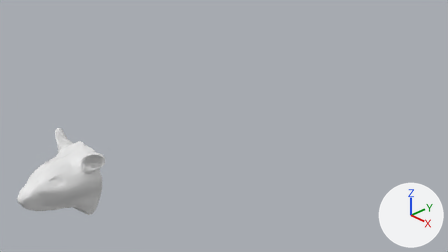
The Blender file rat/head from plane.blend as it was, and as the next commit left it.
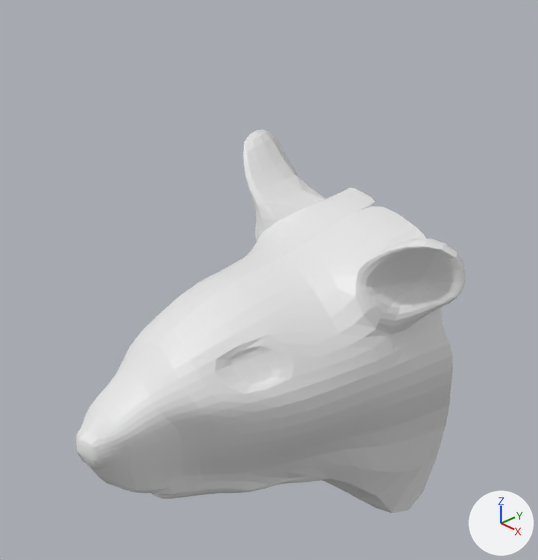
Old and new are each drawn from the file's camera 'Camera' and again close up on the part from 0% to 27% of the width and 39% to 89% of the height. The lights are fixed; the arrows at lower right show +X, +Y and +Z.
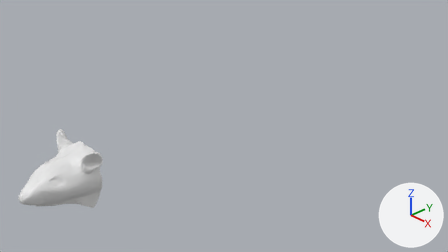
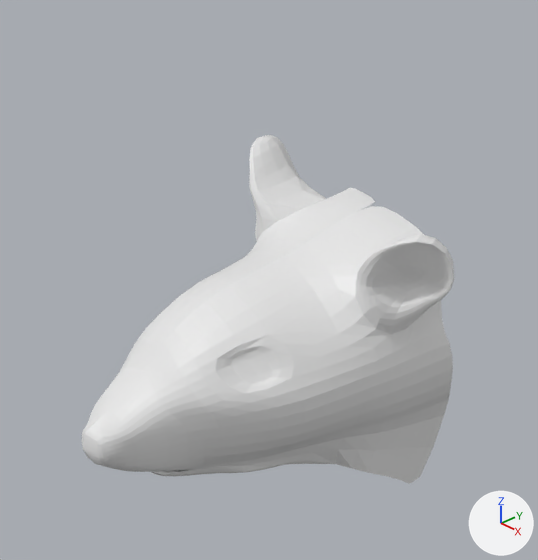
Commit message: BEGGING NOSE MODIFICATION

Where the change shows, as pixel boxes (x1, y1, x2, y2) in the close-ups (538 x 560 px; the box of a moved part takes in the faces that stretch with it):
'Plane', reshaped (9% shorter): before (76, 129, 465, 513); after (82, 135, 454, 484)
part 1 of me_plane_001, moved or reshaped: before (76, 311, 450, 513); after (82, 310, 450, 484)
part 2 of me_plane_001, moved or reshaped: before (243, 129, 465, 366); after (249, 135, 454, 366)

Patch to the scene script:
```diff
--- a/rat/head from plane.blend.py
+++ b/rat/head from plane.blend.py
@@ me_plane_001 @@
 # used by ob_plane; location = (0.0, -4.002, 0.19); rotation_euler = (-1.571, 1.571, 0.0), in degrees (-90, 90, 0); scale = (0.0982, 0.0982, 0.0982)
-me_plane_001.from_pydata(...)  # 207 vertices, 186 faces; spans x -5.45..6.88, y 0.0..6.58, z 0.16..12.33
+me_plane_001.from_pydata(...)  # 205 vertices, 184 faces; spans x -5.4..6.09, y 0.0..5.84, z 0.36..12.33
+# me_plane_001 part 1
+# 5 vertices are removed from x 5.27..6.88, y 0.0..2.75, z 8.09..9.91
+# 6 faces are deleted
+# 27 vertices in x -1.98..1.47, y 0.0..2.44, z 0.16..3.41 move by (0.0, 0.0, 0.2)
+# 10 vertices in x -1.82..1.21, y 0.01..2.57, z 0.41..3.61 move by (0.0, 0.0, 0.21)
+# 8 vertices in x 3.46..4.53, y 0.0..2.11, z 4.31..8.08 move by (-0.76, 0.0, 0.0)
+# 6 vertices in x 2.96..3.1, y 1.57..3.05, z 4.75..12.21 move by (-0.48, 0.0, 0.0)
+# 3 vertices in x 3.4..3.61, y 0.0..1.36, z 4.4..5.55 move by (-0.77, 0.0, 0.0)
+# 44 vertices move from x -0.87..6.81, y 0.0..2.41, z 0.28..11.08 to x -0.92..6.09, y 0.0..2.62, z 0.48..10.83
+# 3 vertices are added at (4.64, 0.0, 8.09), (4.32, 2.81, 8.98), (5.07, 2.68, 10.21)
+# 4 new faces join them
+# me_plane_001 part 2
+# 4 vertices in x -4.62..-4.28, y 6.11..6.58, z 11.22..11.72 move by (0.25, -0.74, 0.0)
+# 3 vertices in x -4.86..-4.56, y 4.43..4.93, z 9.43..11.43 move by (0.15, -0.46, 0.0)
+# 20 vertices move from x -5.45..-1.34, y 3.78..6.19, z 9.38..11.44 to x -5.4..-1.49, y 3.7..5.56, z 9.38..11.44
```
